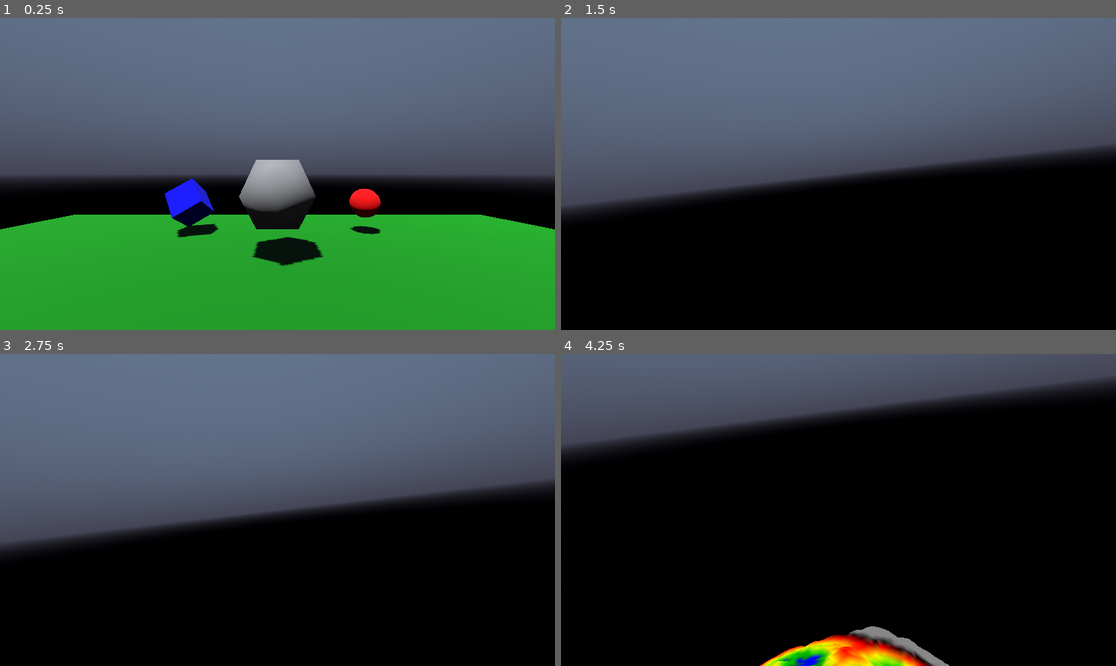
Above: before the commit, frames 1-4 (two rows, left to right).
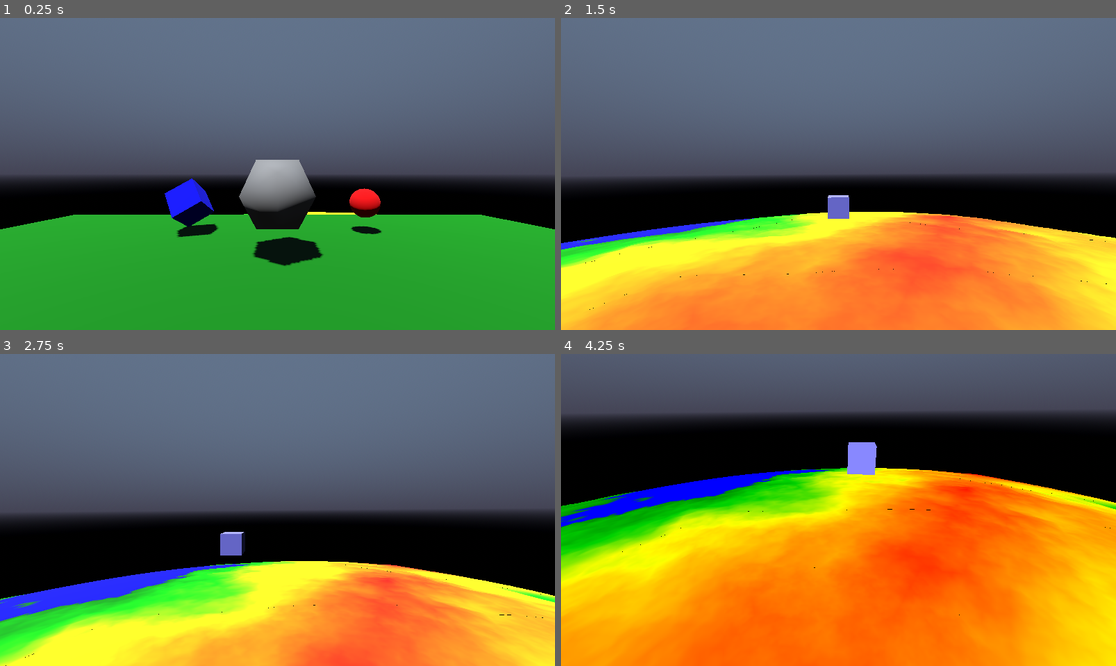
Above: after the commit, the same moments.

Repository: jmdejong/grip
Game: Godot game, scene res://scenes/universe.tscn
Same seed, same stepped clock (60 frames per second), same inputs: the game is played once before the commit and once after it.
Inputs (mouse positions are in pixels of both pictures, inside the frame that each line leads up to):
- Up to frame 1 (0.25 s): no input
- Up to frame 2 (1.5 s): tap Enter at 0.5 s; move the mouse to (960, 158) at 0.52 s; hold D (right) 0.53-1.28 s; hold Shift (sprint) 0.53-1.28 s; tap M (mark_position, bound only after the commit) at 0.8, 1.35 s; move the mouse to (727, 189) at 1.27 s; hold Ctrl (ultrasprint, bound only after the commit) from 1.28 s (still down)
- Up to frame 3 (2.75 s): tap Shift (sprint) at 1.55 s; tap Space (up) at 2 s; move the mouse to (333, 441) at 2.02 s; release Ctrl (ultrasprint, bound only after the commit) at 2.03 s; hold D (right) from 2.03 s (still down); click (333, 441) at 2.1 s; tap M (mark_position, bound only after the commit) at 2.3 s
- Up to frame 4 (4.25 s): move the mouse to (832, 516) at 2.77 s; release D (right) at 2.78 s; hold W (forwards) from 2.78 s (still down); tap Shift (sprint) at 2.85 s; tap Enter at 3.5 s; move the mouse to (877, 513) at 3.52 s; tap P (switch_render) at 3.6 s; tap M (mark_position, bound only after the commit) at 3.8 s

The runs differ from the first frame. In frame 1, 0.2% of the frame differs, in the area x 31-69%, y 62-80%; in frame 2, 41%; in frame 3, 37%; in frame 4, 67%, in the area x 0-100%, y 7-100%.

Commit message:
bigger planet; planet is shape

Diff:
--- a/code/face.gd
+++ b/code/face.gd
@@ -8,9 +8,12 @@
 var center: Vector3
 var near: float
 var far: float
-var shape: Shape
+var shape: Planet
 var subfaces = null
 var depth: int
+var resolution: float
+var levels: int = 5
+var segments: int = 2**levels
 const FaceScene = preload("res://scenes/face.tscn")
 
 static func from_points(a: Point, b: Point, c: Point) -> Face:
@@ -29,9 +32,9 @@
 	depth = max(p0.depth, p1.depth, p2.depth)
 	if $Mesh.mesh == null:
 		$Mesh.mesh = build_mesh()
+	resolution = p1.pos.distance_to(p2.pos) / segments
 
-func sub_points(levels: int) -> Dictionary:
-	var segments: int = 2**levels
+func sub_points() -> Dictionary:
 	var subpoints: Dictionary = {}
 	subpoints[Vector3i(segments, 0, 0)] = p0
 	subpoints[Vector3i(0, segments, 0)] = p1
@@ -57,10 +60,8 @@
 	surface[Mesh.ARRAY_NORMAL] = PackedVector3Array()
 	surface[Mesh.ARRAY_COLOR] = PackedColorArray()
 	surface[Mesh.ARRAY_INDEX] = PackedInt32Array()
-	var levels: int = 5
-	var subpoints := sub_points(levels)
+	var subpoints := sub_points()
 	var i: int = 0
-	var segments: int = 2**levels
 	for iv: int in range(segments+1):
 		for iu: int in range(segments - iv + 1):
 			var iw: int = segments-iu-iv
@@ -99,7 +100,7 @@
 
 
 func _process(_delta: float) -> void:
-	if depth >= shape.max_depth:
+	if resolution < shape.min_resolution:
 		return
 	var cd: float = get_viewport().get_camera_3d().global_position.distance_to(center)
 	$Mesh.visible = cd > near
@@ -117,27 +118,16 @@
 	rng.set_seed(seed)
 	return rng.randf()
 
-class Shape:
-	var core: Vector3 = Vector3(0, 0, 0)
-	var radius: float = 1
-	var gradient: Gradient
-	var gradient_scale = 0.1
-	var height_base: float = 0.1
-	var height_gain: float = 0.5
-	var max_depth: int = 6
-	func surface_point(p: Vector3, height: float = 0) -> Vector3:
-		return (p - core).normalized() * (radius + height) + core
-	func color(height: float) -> Color:
-		return gradient.sample(height / gradient_scale)
+
 
 class Point:
-	var shape: Shape
+	var shape: Planet
 	var pos: Vector3
 	var height: float
 	var seed: int
 	var depth: int
 	var actual: bool = true
-	func _init(shape: Shape, pos: Vector3, height: float, seed: int, depth: int) -> void:
+	func _init(shape: Planet, pos: Vector3, height: float, seed: int, depth: int) -> void:
 		self.shape = shape
 		self.pos = pos
 		assert(is_equal_approx((pos - shape.core).length_squared(), shape.radius * shape.radius))
@@ -156,14 +146,15 @@
 
 	static func mid(a: Point, b: Point) -> Point:
 		assert(a.shape == b.shape)
+		var shape: Planet = a.shape
 		assert(a.pos != b.pos)
 		assert(a.depth >= 0 && b.depth >= 0)
 		var seed: int = rand_from_seed(a.seed + b.seed)[0]
 		var depth: int = max(a.depth, b.depth) + 1
 		return Point.new(
-			a.shape,
-			a.shape.surface_point(a.pos*.5 + b.pos*.5),
-			(a.height + b.height) / 2 + 2*(Face.randomizef(seed) - .5) / 2**depth * a.shape.height_gain,
+			shape,
+			shape.surface_point(a.pos*.5 + b.pos*.5),
+			(a.height + b.height) / 2 + (Face.randomizef(seed) * 2 - 1) / 1.7**depth * shape.random_weight,
 			seed,
 			depth
 		)
--- a/code/planet.gd
+++ b/code/planet.gd
@@ -1,28 +1,37 @@
-extends MeshInstance3D
+class_name Planet
+extends Node3D
 
 var subfaces = null
 var center: Vector3
-var radius: float = 1
+@export var radius: float = 1
 const FaceScene = preload("res://scenes/face.tscn")
 @export var gradient: Gradient
+var core: Vector3 = Vector3(0, 0, 0)
+@export var gradient_scale = 500
+@export var height_base: float = 100
+@export var random_weight: float = 1000
+var min_resolution: float = 1.0
 
 func _enter_tree() -> void:
-	center = global_transform * get_aabb().get_center()
+	pass
 
 
 func _ready() -> void:
-	pass
+	generate_icosahedron()
+	$GravityField.scale = Vector3(1, 1, 1) * radius * 4
+	$Mesh.visibility_range_begin = radius * 4
+	center = global_position
 
 func _process(_delta) -> void:
 	var cd: float = get_viewport().get_camera_3d().global_position.distance_to(center)
-	if subfaces == null && cd <= visibility_range_begin - visibility_range_begin_margin:
+	if subfaces == null && cd <= radius * 4:
 		subfaces = add_subfaces()
 		for face in subfaces:
 			face.visibility_parent = get_path()
 			add_child(face)
+	if subfaces != null && cd > radius * 8:
+		remove_subfaces()
 
-	if subfaces != null && cd > visibility_range_begin * 2:
-		remove_subfaces()
 func remove_subfaces() -> void:
 	for face in subfaces:
 		if face.subfaces != null:
@@ -34,18 +43,16 @@
 
 func add_subfaces() -> Array[Face]:
 	var faces: Array[Face] = []
-	var shape: Face.Shape = Face.Shape.new()
-	shape.gradient = gradient
-	for si in mesh.get_surface_count():
-		var surface_array = mesh.surface_get_arrays(si)
+	for si in $Mesh.mesh.get_surface_count():
+		var surface_array = $Mesh.mesh.surface_get_arrays(si)
 		var indices: PackedInt32Array = surface_array[Mesh.ARRAY_INDEX]
 		var verts: PackedVector3Array = surface_array[Mesh.ARRAY_VERTEX]
 		var points: Array[Face.Point] = []
 		for vi in len(verts):
 			points.append(Face.Point.new(
-				shape,
+				self,
 				verts[vi],
-				(randf()*2-1) * shape.height_base,
+				(randf()*2-1) * height_base,
 				randi(),
 				1
 			))
@@ -57,9 +64,13 @@
 	return faces
 
 
-
-
-
+func surface_point(p: Vector3, height: float = 0) -> Vector3:
+	return (p - core).normalized() * (radius + height) + core
+func color(height: float) -> Color:
+	if height < 0:
+		return Color.BLUE
+	else:
+		return gradient.sample(height / gradient_scale)
 
 
 
@@ -79,7 +90,7 @@
 		Vector3(-1, PHI, 0),
 		Vector3(1, -PHI, 0),
 		Vector3(-1, -PHI, 0),
-	].map(func(v): return v.normalized())
+	].map(func(v): return v.normalized() * radius)
 	var normals := verts.map(func(v): return v.normalized())
 	var indices: Array[int] = [
 		1, 0, 4,
@@ -110,5 +121,5 @@
 	#surface_array[Mesh.ARRAY_TEX_UV] = uvs
 	surface_array[Mesh.ARRAY_NORMAL] = PackedVector3Array(normals)
 	surface_array[Mesh.ARRAY_INDEX] = PackedInt32Array(indices)
-	print(verts[0])
-	mesh.add_surface_from_arrays(Mesh.PRIMITIVE_TRIANGLES, surface_array)
+	#print(verts[0])
+	$Mesh.mesh.add_surface_from_arrays(Mesh.PRIMITIVE_TRIANGLES, surface_array)
--- a/code/player.gd
+++ b/code/player.gd
@@ -1,10 +1,11 @@
 extends CharacterBody3D
 
 
-const MOUSE_SENSITIVITY = 0.003
-const speed = 10
-const sprint_speed = 300
-const jump_speed = 10
+const MOUSE_SENSITIVITY: float = 0.003
+const speed: float = 5
+const sprint_speed: float = 500
+const ultra_sprint_speed: float = 20000
+const jump_speed: float = 10
 
 var gravity_enabled: bool = false
 
@@ -12,9 +13,13 @@
 
 signal viewpoint_changed(pos: Vector3)
 
-func _physics_process(delta):
+func _physics_process(delta: float):
 	var input_movement: Vector2 = Input.get_vector("left", "right", "forwards", "backwards")
-	var s: float = speed if not Input.is_action_pressed("sprint") else sprint_speed
+	var s: float = speed
+	if Input.is_action_pressed("sprint"):
+		s = sprint_speed
+	if Input.is_action_pressed("ultrasprint"):
+		s = ultra_sprint_speed
 	var movement: Vector3 = (Vector3(input_movement.x, 0, input_movement.y) * s)
 	if gravity_enabled:
 		pass
--- /dev/null
+++ b/code/universe.gd
@@ -0,0 +1,9 @@
+extends Node3D
+
+var marker_scene = preload("res://scenes/marker.tscn")
+
+func _input(event: InputEvent) -> void:
+	if Input.is_action_just_pressed("mark_position"):
+		var marker = marker_scene.instantiate()
+		marker.global_position = %Player.global_position
+		add_child(marker)
--- a/project.godot
+++ b/project.godot
@@ -57,6 +57,11 @@
 "events": [Object(InputEventKey,"resource_local_to_scene":false,"resource_name":"","device":0,"window_id":0,"alt_presse …(194 unchanged characters)…
 ]
 }
+ultrasprint={
+"deadzone": 0.5,
+"events": [Object(InputEventKey,"resource_local_to_scene":false,"resource_name":"","device":-1,"window_id":0,"alt_pressed":false,"shift_pressed":false,"ctrl_pressed":false,"meta_pressed":false,"pressed":false,"keycode":0,"physical_keycode":4194326,"key_label":0,"unicode":0,"location":0,"echo":false,"script":null)
+]
+}
 up={
 "deadzone": 0.5,
 "events": [Object(InputEventKey,"resource_local_to_scene":false,"resource_name":"","device":0,"window_id":0,"alt_presse …(189 unchanged characters)…
@@ -77,3 +82,8 @@
 "events": [Object(InputEventKey,"resource_local_to_scene":false,"resource_name":"","device":-1,"window_id":0,"alt_press …(192 unchanged characters)…
 ]
 }
+mark_position={
+"deadzone": 0.5,
+"events": [Object(InputEventKey,"resource_local_to_scene":false,"resource_name":"","device":-1,"window_id":0,"alt_pressed":false,"shift_pressed":false,"ctrl_pressed":false,"meta_pressed":false,"pressed":false,"keycode":0,"physical_keycode":77,"key_label":0,"unicode":109,"location":0,"echo":false,"script":null)
+]
+}
--- /dev/null
+++ b/scenes/marker.tscn
@@ -0,0 +1,56 @@
+[gd_scene load_steps=8 format=3 uid="uid://bfk6sqf5ub7r"]
+
+[sub_resource type="BoxMesh" id="BoxMesh_oynyn"]
+
+[sub_resource type="StandardMaterial3D" id="StandardMaterial3D_v88vw"]
+albedo_color = Color(0, 1, 0, 1)
+
+[sub_resource type="StandardMaterial3D" id="StandardMaterial3D_iggbv"]
+albedo_color = Color(0.533333, 1, 0.533333, 1)
+
+[sub_resource type="StandardMaterial3D" id="StandardMaterial3D_edjmy"]
+albedo_color = Color(1, 0, 0, 1)
+
+[sub_resource type="StandardMaterial3D" id="StandardMaterial3D_1i7mu"]
+albedo_color = Color(1, 0.533333, 0.533333, 1)
+
+[sub_resource type="StandardMaterial3D" id="StandardMaterial3D_d3efc"]
+albedo_color = Color(0, 0, 1, 1)
+
+[sub_resource type="StandardMaterial3D" id="StandardMaterial3D_x2gyp"]
+albedo_color = Color(0.533333, 0.533333, 1, 1)
+
+[node name="Marker" type="Node3D"]
+
+[node name="MeshInstance3D" type="MeshInstance3D" parent="."]
+mesh = SubResource("BoxMesh_oynyn")
+
+[node name="MeshInstance3D7" type="MeshInstance3D" parent="."]
+transform = Transform3D(1, 0, 0, 0, 1, 0, 0, 0, 1, 0, 10, 0)
+material_override = SubResource("StandardMaterial3D_v88vw")
+mesh = SubResource("BoxMesh_oynyn")
+
+[node name="MeshInstance3D6" type="MeshInstance3D" parent="."]
+transform = Transform3D(1, 0, 0, 0, 1, 0, 0, 0, 1, 0, -10, 0)
+material_override = SubResource("StandardMaterial3D_iggbv")
+mesh = SubResource("BoxMesh_oynyn")
+
+[node name="MeshInstance3D5" type="MeshInstance3D" parent="."]
+transform = Transform3D(1, 0, 0, 0, 1, 0, 0, 0, 1, 10, 0, 0)
+material_override = SubResource("StandardMaterial3D_edjmy")
+mesh = SubResource("BoxMesh_oynyn")
+
+[node name="MeshInstance3D4" type="MeshInstance3D" parent="."]
+transform = Transform3D(1, 0, 0, 0, 1, 0, 0, 0, 1, -10, 0, 0)
+material_override = SubResource("StandardMaterial3D_1i7mu")
+mesh = SubResource("BoxMesh_oynyn")
+
+[node name="MeshInstance3D3" type="MeshInstance3D" parent="."]
+transform = Transform3D(1, 0, 0, 0, 1, 0, 0, 0, 1, 0, 0, 10)
+material_override = SubResource("StandardMaterial3D_d3efc")
+mesh = SubResource("BoxMesh_oynyn")
+
+[node name="MeshInstance3D2" type="MeshInstance3D" parent="."]
+transform = Transform3D(1, 0, 0, 0, 1, 0, 0, 0, 1, 0, 0, -10)
+material_override = SubResource("StandardMaterial3D_x2gyp")
+mesh = SubResource("BoxMesh_oynyn")
--- a/scenes/planet.tscn
+++ b/scenes/planet.tscn
@@ -1,31 +1,31 @@
-[gd_scene load_steps=6 format=3 uid="uid://dpdqr75yvrw7"]
+[gd_scene load_steps=5 format=3 uid="uid://dpdqr75yvrw7"]
 
 [ext_resource type="Script" path="res://code/planet.gd" id="1_ap1x6"]
-[ext_resource type="ArrayMesh" uid="uid://cxur7kdo4i170" path="res://models/icosahedron2.obj" id="1_kry4u"]
-
-[sub_resource type="StandardMaterial3D" id="StandardMaterial3D_gyk0w"]
-albedo_color = Color(0, 1, 1, 1)
 
 [sub_resource type="Gradient" id="Gradient_f2i44"]
-offsets = PackedFloat32Array(0, 0.001, 0.108844, 0.282313, 0.428571, 0.598639, 0.846939, 1)
-colors = PackedColorArray(0, 0, 1, 1, 0, 0.533333, 0, 1, 0, 0.822222, 0, 1, 1, 1, 0, 1, 1, 0.533333, 0, 1, 1, 0, 0, 1, 0, 0, 0, 1, 0.533333, 0.533333, 0.533333, 1)
+offsets = PackedFloat32Array(0, 0.108844, 0.282313, 0.428571, 0.598639, 0.846939, 1)
+colors = PackedColorArray(0, 0.533333, 0, 1, 0, 0.822222, 0, 1, 1, 1, 0, 1, 1, 0.533333, 0, 1, 1, 0, 0, 1, 0, 0, 0, 1, 0.533333, 0.533333, 0.533333, 1)
+
+[sub_resource type="ArrayMesh" id="ArrayMesh_lheha"]
 
 [sub_resource type="SphereShape3D" id="SphereShape3D_8orhw"]
-radius = 4000.0
+radius = 1.0
 
-[node name="PlanetMesh" type="MeshInstance3D"]
-transform = Transform3D(1000, 0, 0, 0, 1000, 0, 0, 0, 1000, 0, 0, 0)
-material_override = SubResource("StandardMaterial3D_gyk0w")
-visibility_range_begin = 4000.0
-mesh = ExtResource("1_kry4u")
+[node name="Planet" type="Node3D"]
+transform = Transform3D(10000, 0, 0, 0, 10000, 0, 0, 0, 10000, 0, 0, 0)
 script = ExtResource("1_ap1x6")
 gradient = SubResource("Gradient_f2i44")
 
-[node name="Area3D" type="Area3D" parent="."]
+[node name="Mesh" type="MeshInstance3D" parent="."]
+mesh = SubResource("ArrayMesh_lheha")
+
+[node name="GravityField" type="Area3D" parent="."]
 gravity_space_override = 3
 gravity_point = true
 gravity_point_center = Vector3(0, 0, 0)
 gravity_direction = Vector3(0, 0, 0)
 
-[node name="CollisionShape3D" type="CollisionShape3D" parent="Area3D"]
+[node name="CollisionShape3D" type="CollisionShape3D" parent="GravityField"]
 shape = SubResource("SphereShape3D_8orhw")
+
+[node name="SubFaces" type="Node3D" parent="."]
--- a/scenes/player.tscn
+++ b/scenes/player.tscn
@@ -18,4 +18,4 @@
 
 [node name="Camera3D" type="Camera3D" parent="Head"]
 near = 0.2
-far = 10000.0
+far = 100000.0
--- a/scenes/universe.tscn
+++ b/scenes/universe.tscn
@@ -1,9 +1,11 @@
-[gd_scene load_steps=17 format=3 uid="uid://fhwj7ver7dnj"]
+[gd_scene load_steps=19 format=3 uid="uid://fhwj7ver7dnj"]
 
+[ext_resource type="Script" path="res://code/universe.gd" id="1_fiys1"]
 [ext_resource type="Script" path="res://code/render.gd" id="1_pfgh2"]
 [ext_resource type="PackedScene" uid="uid://c2qiutu84rnwi" path="res://scenes/player.tscn" id="1_u61e3"]
 [ext_resource type="PackedScene" uid="uid://dpdqr75yvrw7" path="res://scenes/planet.tscn" id="2_l5nsi"]
 [ext_resource type="ArrayMesh" uid="uid://cxur7kdo4i170" path="res://models/icosahedron2.obj" id="3_t4xrs"]
+[ext_resource type="PackedScene" uid="uid://bfk6sqf5ub7r" path="res://scenes/marker.tscn" id="6_2isk2"]
 
 [sub_resource type="ProceduralSkyMaterial" id="ProceduralSkyMaterial_x0wym"]
 sky_horizon_color = Color(0.266667, 0.266667, 0.333333, 1)
@@ -52,6 +54,7 @@
 [sub_resource type="BoxMesh" id="BoxMesh_2ll2l"]
 
 [node name="Universe" type="Node3D"]
+script = ExtResource("1_fiys1")
 
 [node name="WorldEnvironment" type="WorldEnvironment" parent="."]
 environment = SubResource("Environment_oak1v")
@@ -63,7 +66,7 @@
 shadow_enabled = true
 
 [node name="Start" type="Node3D" parent="."]
-transform = Transform3D(1, 0, 0, 0, 1, 0, 0, 0, 1, 0, 2000, 0)
+transform = Transform3D(1, 0, 0, 0, 1, 0, 0, 0, 1, 0, 51000, 0)
 
 [node name="Floor" type="MeshInstance3D" parent="Start"]
 material_override = SubResource("StandardMaterial3D_fpogw")
@@ -97,6 +100,11 @@
 mesh = ExtResource("3_t4xrs")
 
 [node name="Player" parent="Start" instance=ExtResource("1_u61e3")]
+unique_name_in_owner = true
 transform = Transform3D(1, 0, 0, 0, 1, 0, 0, 0, 1, 0, 0.900024, 0)
 
 [node name="Planet" parent="." instance=ExtResource("2_l5nsi")]
+transform = Transform3D(1, 0, 0, 0, 1, 0, 0, 0, 1, 0, 0, 0)
+radius = 50000.0
+
+[node name="Marker" parent="." instance=ExtResource("6_2isk2")]
